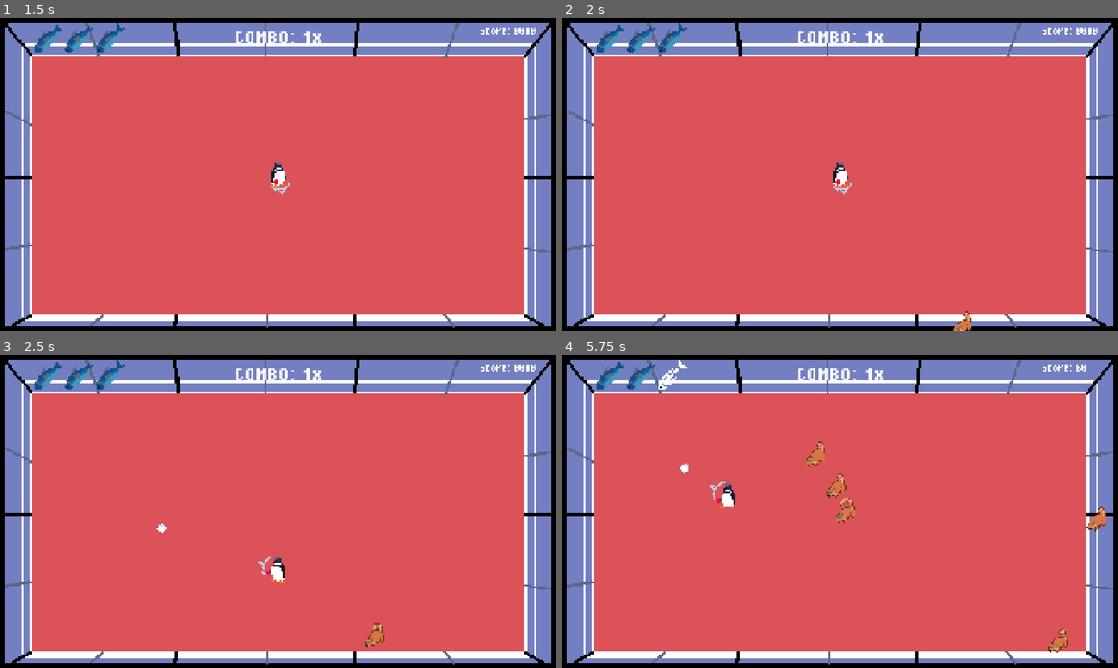
Above: before the commit, frames 1-4 (two rows, left to right).
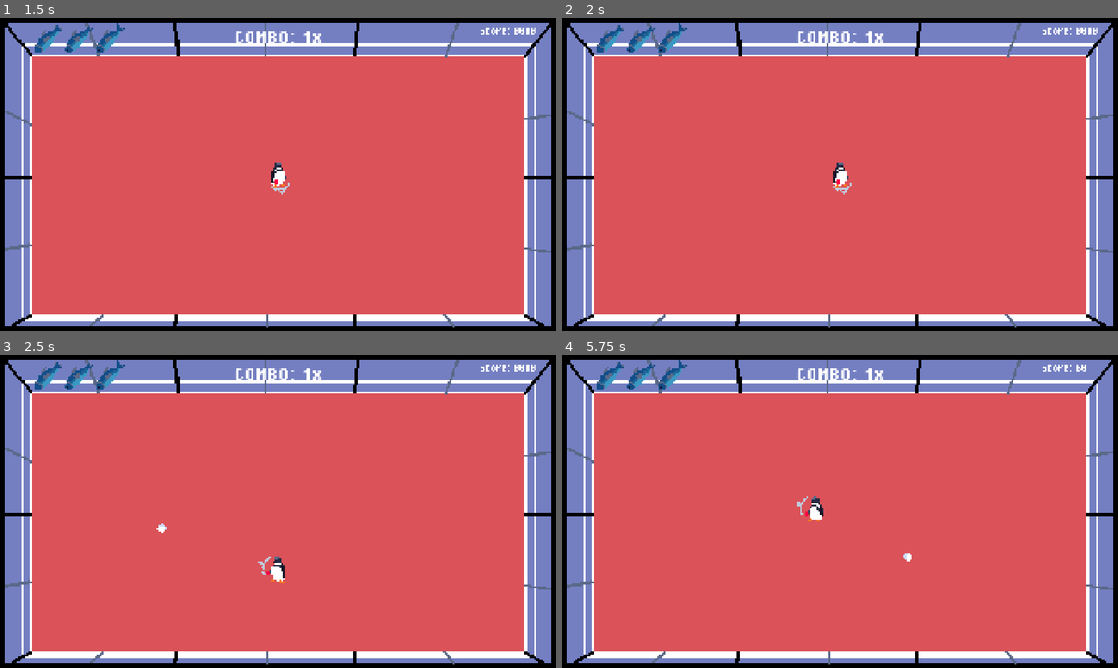
Above: after the commit, the same moments.

Repository: NicholasNg380/PING
Game: Godot game, scene res://scenes/mainScenes/start_screen.tscn
The game is run twice, just before and just after one commit, with the same random seed, the same clock (stepped at 60 frames per second) and the same inputs. The engine's default icon, where the game draws it, is replaced by a stand-in: a white triangle on a blue panel in a dark square.
Inputs (mouse positions are in pixels of both pictures, inside the frame that each line leads up to):
- Up to frame 1 (1.5 s): tap Enter at 0.5 s; move the mouse to (400, 158) at 0.52 s; hold D (right) 0.53-1.25 s; tap Space (hit) at 0.6 s; click (289, 215) at 1.25 s
- Up to frame 2 (2 s): no input
- Up to frame 3 (2.5 s): tap Space (hit) at 2, 2.1 s; move the mouse to (166, 527) at 2.02 s; hold S (down) from 2.03 s (still down)
- Up to frame 4 (5.75 s): move the mouse to (895, 442) at 2.77 s; release S (down) at 2.78 s; hold D (right) 2.78-3.53 s; tap Shift (shift) at 2.85 s; tap Space (hit) every 0.75 s from 3.05 to 5.3 s; move the mouse to (812, 574) at 3.52 s; hold W (up) 3.53-4.28 s; tap 1 at 3.6 s; move the mouse to (1006, 558) at 4.27 s; hold A (left) from 4.28 s (still down); tap 2 at 4.35 s; move the mouse to (673, 464) at 5.02 s; tap 3 at 5.1 s

Frame 1 is identical in both runs. In frame 2, 0.1% of the frame differs, in the area x 70-74%, y 93-100%; in frame 3, 0.2%; in frame 4, 1.4%, in the area x 17-98%, y 1-96%.
Error after the commit: Parse Error: Expected an expression after "=". (res://scripts/enemyScripts/enemy.gd:43)

Commit message:
Explosion
Created Explosive

Diff:
--- a/project.godot
+++ b/project.godot
@@ -28,6 +28,7 @@
 Player=""
 Parry_Area=""
 Wall=""
+Explosive=""
 
 [input]
 
@@ -80,6 +81,7 @@
 2d_physics/layer_4="Enemy"
 2d_physics/layer_5="Paddle"
 2d_physics/layer_6="Ghost"
+2d_physics/layer_7="Explosion"
 
 [physics]
 
--- /dev/null
+++ b/scenes/objects/Explosion.tscn
@@ -0,0 +1,18 @@
+[gd_scene format=3 uid="uid://06h6gulrqm8n"]
+
+[ext_resource type="Script" uid="uid://eiv65uyy22nx" path="res://scripts/playerScripts/explosion.gd" id="1_nt0bx"]
+
+[sub_resource type="CircleShape2D" id="CircleShape2D_2rj2a"]
+
+[node name="Explosion" type="Node2D" unique_id=1425355697]
+scale = Vector2(10, 10)
+script = ExtResource("1_nt0bx")
+
+[node name="Explosion" type="AnimatedSprite2D" parent="." unique_id=1961061387]
+
+[node name="Area2D" type="Area2D" parent="." unique_id=1078163190]
+collision_layer = 64
+collision_mask = 8
+
+[node name="CollisionShape2D" type="CollisionShape2D" parent="Area2D" unique_id=813903351]
+shape = SubResource("CircleShape2D_2rj2a")
--- a/scripts/enemyScripts/enemy.gd
+++ b/scripts/enemyScripts/enemy.gd
@@ -38,3 +38,6 @@
 		body.take_player_damage()
 		var knockback_direction = (body.global_position - global_position).normalized()
 		body.apply_knockback(knockback_direction, KNOCKBACK_POWER, KNOCKBACK_TIME)
+	if player.explosion and body.is_in_group("Ball"):
+		var explode = explosion.instatiate()
+		explosions.poeision =
--- a/scripts/playerScripts/ball.gd
+++ b/scripts/playerScripts/ball.gd
@@ -9,6 +9,7 @@
 signal can_parry
 signal cannot_parry
 signal update_score(score: int)
+signal hit_target
 
 const ENEMY_HIT_SCORE = 5
 
--- /dev/null
+++ b/scripts/playerScripts/explosion.gd
@@ -0,0 +1,10 @@
+extends Node2D
+
+@onready var player = get_tree().get_first_node_in_group("Player")
+@onready var ball = $"../Ball"
+@onready var score = $"../Game"
+
+# Called when the node enters the scene tree for the first time.
+
+# Called every frame. 'delta' is the elapsed time since the previous frame.
+func _ready() -> void:
--- a/scripts/playerScripts/player.gd
+++ b/scripts/playerScripts/player.gd
@@ -46,6 +46,9 @@
 var ball_return_damage_multi: float = 0.5
 var ball_scale_x: float = 0.5
 var ball_scale_y: float = 0.5
+
+var explosion: bool = false
+var explosive_dmg: float = 1.0
 
 @onready var health_bar = $"../HealthBar"
 
Not shown, added: scripts/playerScripts/explosion.gd.uid
